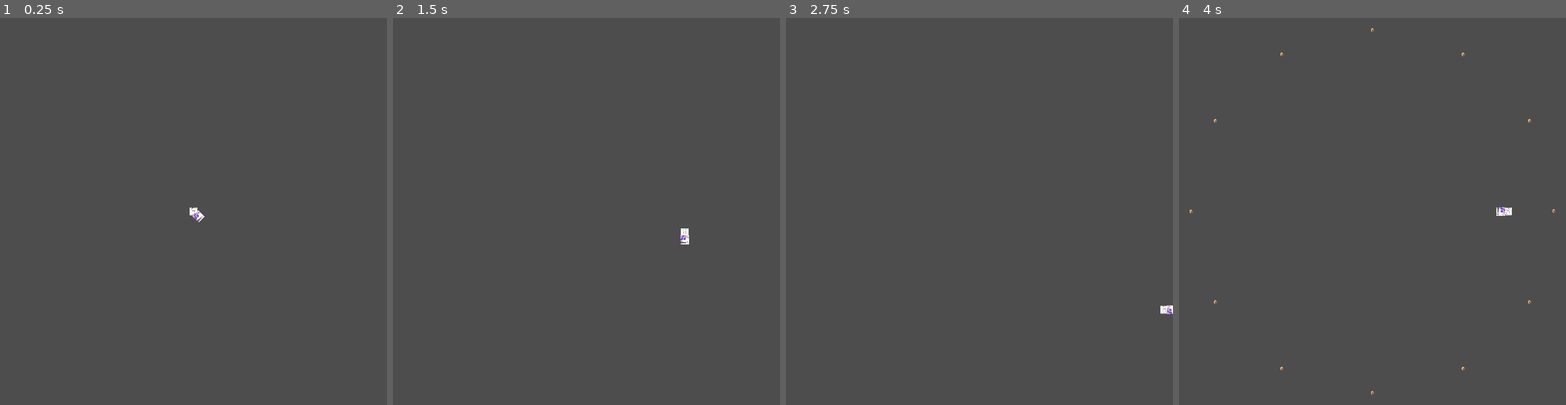
Above: before the commit, frames 1-4 (left to right).
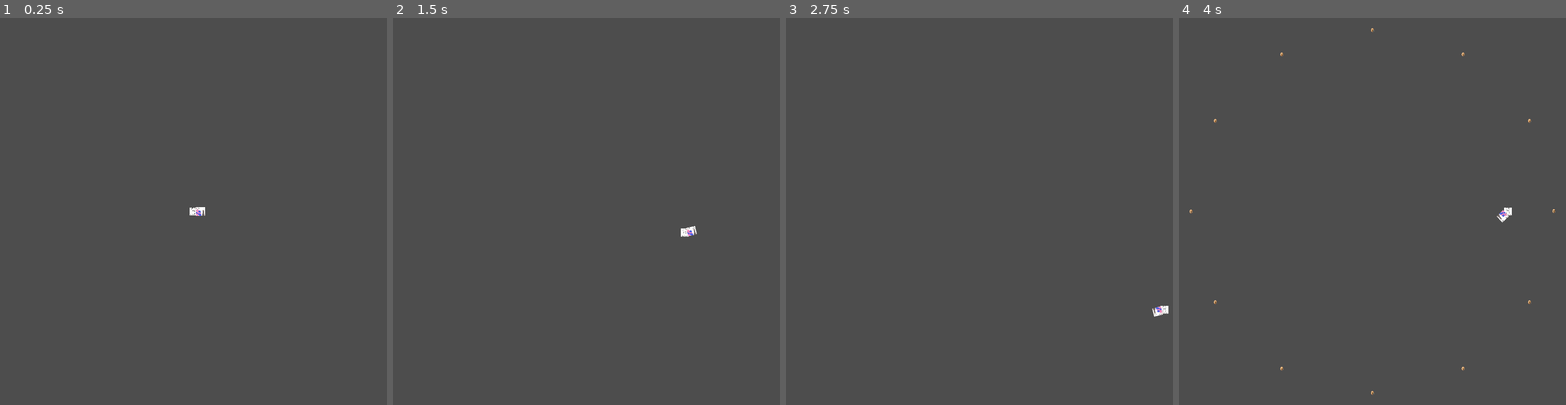
Above: after the commit, the same moments.

Repository: Restra9423/Jamfest-Spring-2026
Game: Godot game, scene res://Levels/world_scene.tscn
The game is run twice, just before and just after one commit, with the same random seed, the same clock (stepped at 60 frames per second) and the same inputs.
Inputs (mouse positions are in pixels of both pictures, inside the frame that each line leads up to):
- Up to frame 1 (0.25 s): no input
- Up to frame 2 (1.5 s): tap Enter at 0.5 s; move the mouse to (671, 192) at 0.52 s; hold D (Right) 0.53-1.28 s; move the mouse to (509, 230) at 1.27 s; hold S (Down) from 1.28 s (still down)
- Up to frame 3 (2.75 s): move the mouse to (1018, 126) at 2.02 s; release S (Down) at 2.03 s; hold D (Right) from 2.03 s (still down)
- Up to frame 4 (4 s): move the mouse to (1353, 288) at 2.77 s; release D (Right) at 2.78 s; hold W (Up) 2.78-3.53 s; move the mouse to (1488, 269) at 3.52 s; hold A (Left) from 3.53 s (still down)

The runs differ from the first frame. In frame 1, less than 0.1% of the frame differs, in the area x 49-53%, y 48-53%; in frame 2, 0.1%, in the area x 74-79%, y 53-59%; in frame 3, less than 0.1%; in frame 4, less than 0.1%.

Commit message:
parry movement fix for real (final) last (1) (4).exe

Diff:
--- a/Scripts/playerMovement.gd
+++ b/Scripts/playerMovement.gd
@@ -7,11 +7,12 @@
 var points = 0
 var iFramesActive = false
 @onready var iFrames : Timer = $iFrames
-var lastMousePos = [Vector2.ZERO, Vector2.ZERO, Vector2.ZERO]
+var avgMouseMove = [Vector2.ZERO, Vector2.ZERO, Vector2.ZERO]
+var lastMousePos = Vector2.ZERO
 @onready var parryPivot : Node2D = $ParryPivot
 
 func _ready() -> void:
-	Input.set_mouse_mode(Input.MOUSE_MODE_HIDDEN)
+	Input.set_mouse_mode(Input.MOUSE_MODE_CONFINED_HIDDEN)
 
 func _process(delta: float) -> void:
 	if(health < 1):
@@ -21,10 +22,12 @@
 	velocity = lerp(velocity, direction * speed, lerpWeight)
 	move_and_slide()
 
-	var parryDir = (lastMousePos[0]+lastMousePos[1]+lastMousePos[2])/3
-	parryPivot.rotation = lerp(velocity,parryDir.normalized(),lerpWeight).angle()
-	lastMousePos.append(get_global_mouse_position())
-	lastMousePos.pop_front()
+	var parryDir = (avgMouseMove[0]+avgMouseMove[1]+avgMouseMove[2])/3
+	if(get_global_mouse_position() - lastMousePos != Vector2.ZERO):
+		parryPivot.rotation = lerp(Vector2.ZERO,parryDir.normalized(),lerpWeight).angle()
+		avgMouseMove.append(get_global_mouse_position() - lastMousePos)
+		avgMouseMove.pop_front()
+	lastMousePos = get_global_mouse_position()
 
 func _on_area_2d_body_entered(body: Node2D) -> void:
 	hurt()
--- a/project.godot
+++ b/project.godot
@@ -23,6 +23,7 @@
 
 window/size/viewport_width=1920
 window/size/viewport_height=1920
+window/size/mode=2
 window/stretch/mode="viewport"
 
 [file_customization]
